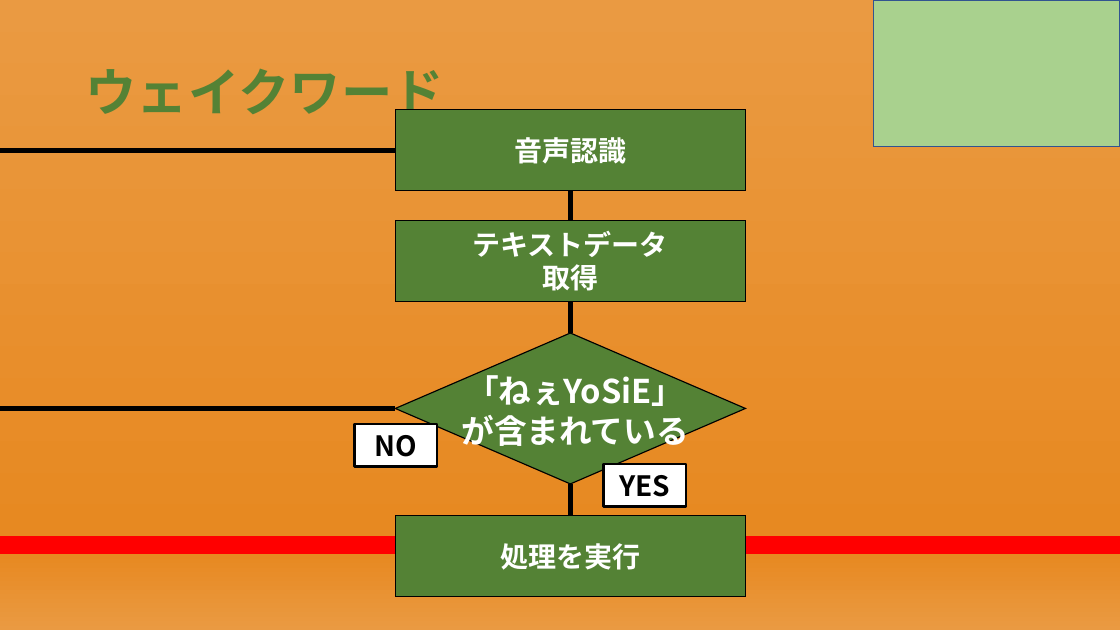
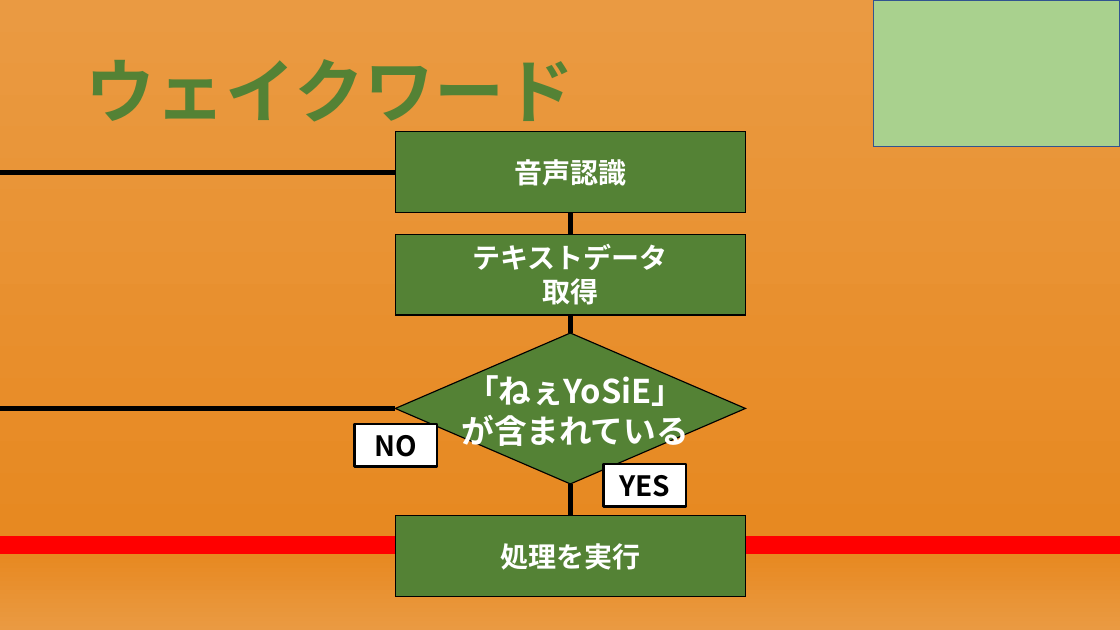
Before and after one commit to RikiishiSuzunosuke/AIspeaker_yosie, a slide deck: slide 14 of presentation/AIスピーカー開発_2.pptx. Drawn at 1120x630 pixels with LibreOffice and Linux fonts; fonts in the diff are those of the drawing. Boxes give left, top, right and bottom in pixels: in the first picture for what was removed or moved away, otherwise in the second. Text is boxed around its words. In the diff, an @@ line names an element or a change of style, - is before the commit and + after.

```diff
--- a/presentation/AIスピーカー開発_2.pptx
+++ b/presentation/AIスピーカー開発_2.pptx
@@ title "ウェイクワード" at (85,59,574,134): size 44 to 60 pt @@
@@ rectangle "音声認識": place and size @@
-rectangle "音声認識" at (396,110,746,191)
+rectangle "音声認識" at (396,132,746,213)
@@ elbow line moved from (396, 150) - (396, 408) to (396, 172) - (396, 408) @@
@@ rectangle "テキストデータ": place and size @@
-rectangle "テキストデータ" at (396,220,746,301)
+rectangle "テキストデータ" at (396,234,746,315)
@@ line moved from (571, 191) - (571, 220) to (571, 213) - (571, 234) @@
@@ line moved from (571, 302) - (571, 333) to (571, 315) - (571, 333) @@
```
Also in this commit, not shown: 22 other slides changed, 1 slide added, 1 other file.
